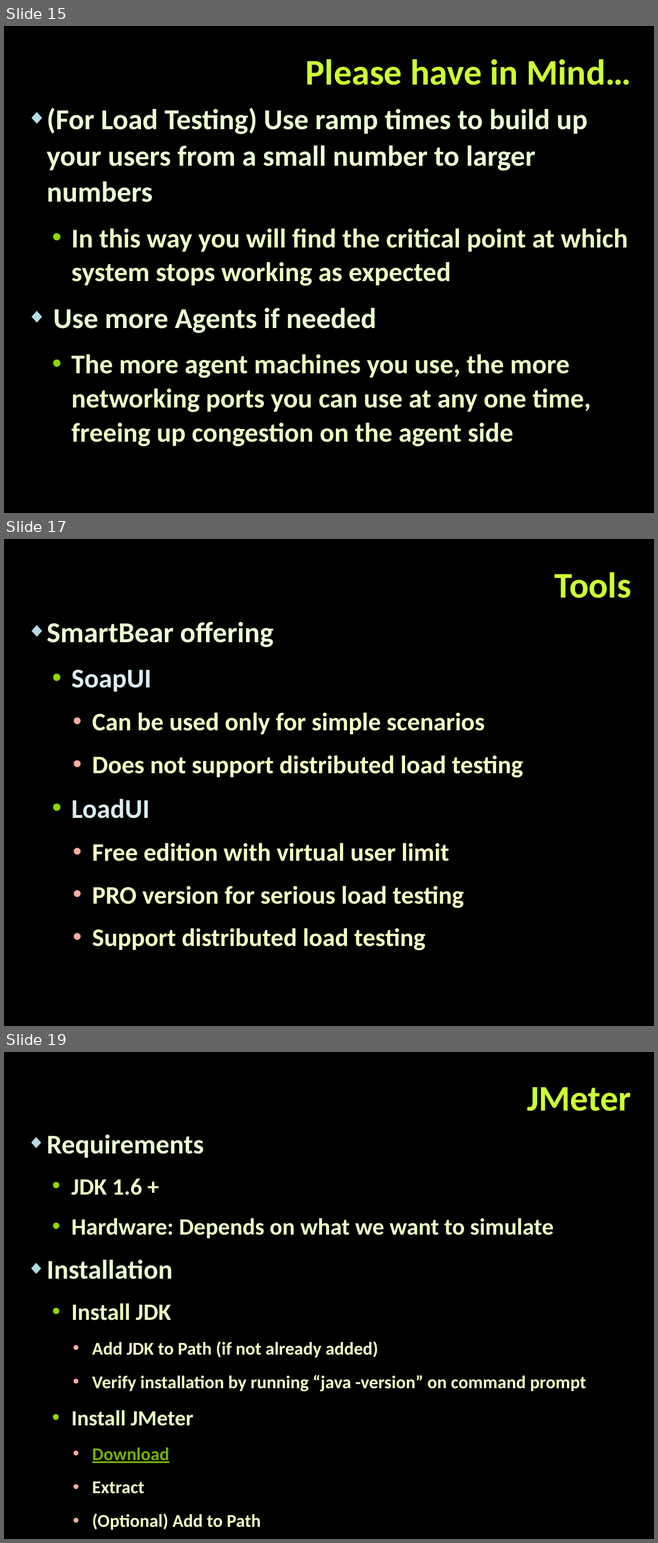
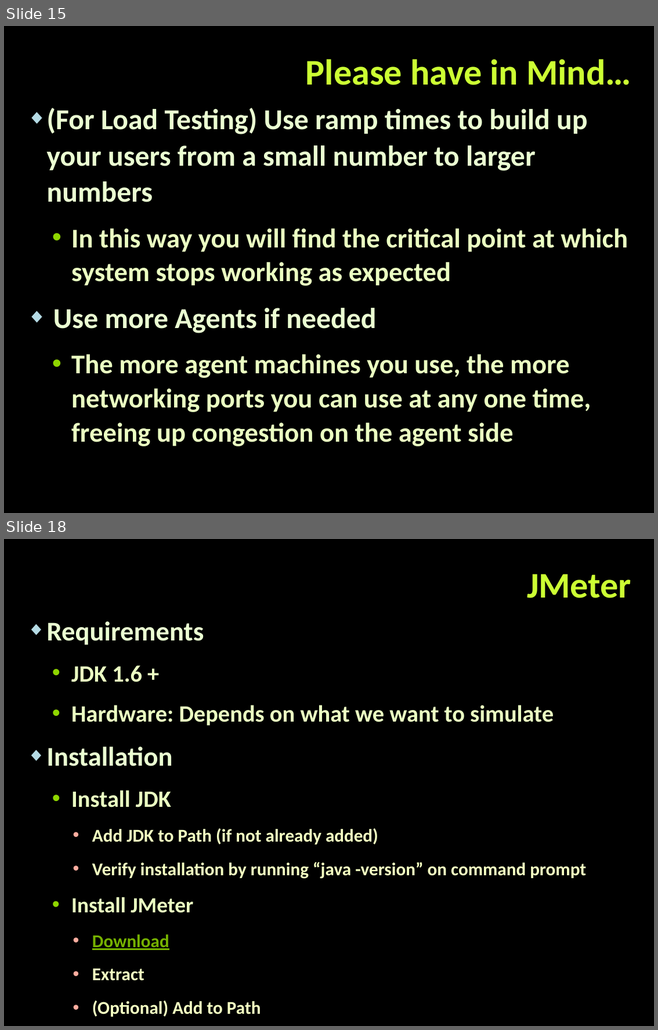
Before and after one commit to TelerikAcademy/QA-Academy, a slide deck: 29. Web Services - Performance testing/Web Services - Performance testing.pptx. Shown one above the other, each under a label of ours: slides 15, 17 and 19 before the commit, slides 15 and 18 after it; the slides between them are not shown. The pictures are 658x1543 and 658x1030 pixels, drawn with LibreOffice and Linux fonts; fonts in the diff are those of the drawing; background and template pictures are left out. Boxes give left, top, right and bottom in pixels: in the first picture for what was removed or moved away, otherwise in the second. Text is boxed around its words. In the diff, an @@ line names an element or a change of style, - is before the commit and + after.

```diff
--- a/29. Web Services - Performance testing/Web Services - Performance testing.pptx
+++ b/29. Web Services - Performance testing/Web Services - Performance testing.pptx
@@ slide 17 removed at bbox=[4, 539, 654, 1026], background picture (left out) @@
@@ text removed at bbox=[554, 572, 631, 598] @@
-Tools
@@ text removed at bbox=[47, 622, 523, 951] @@
-◆ SmartBear offering
-  • SoapUI
-    • Can be used only for simple scenarios
-    • Does not support distributed load testing
-  • LoadUI
-    • Free edition with virtual user limit
-    • PRO version for serious load testing
-    • Support distributed load testing
@@ what was slide 19 is now slide 18 @@
```
Also in this commit, not shown: 6 slides changed, 1 slide added, 2 other slides removed.
